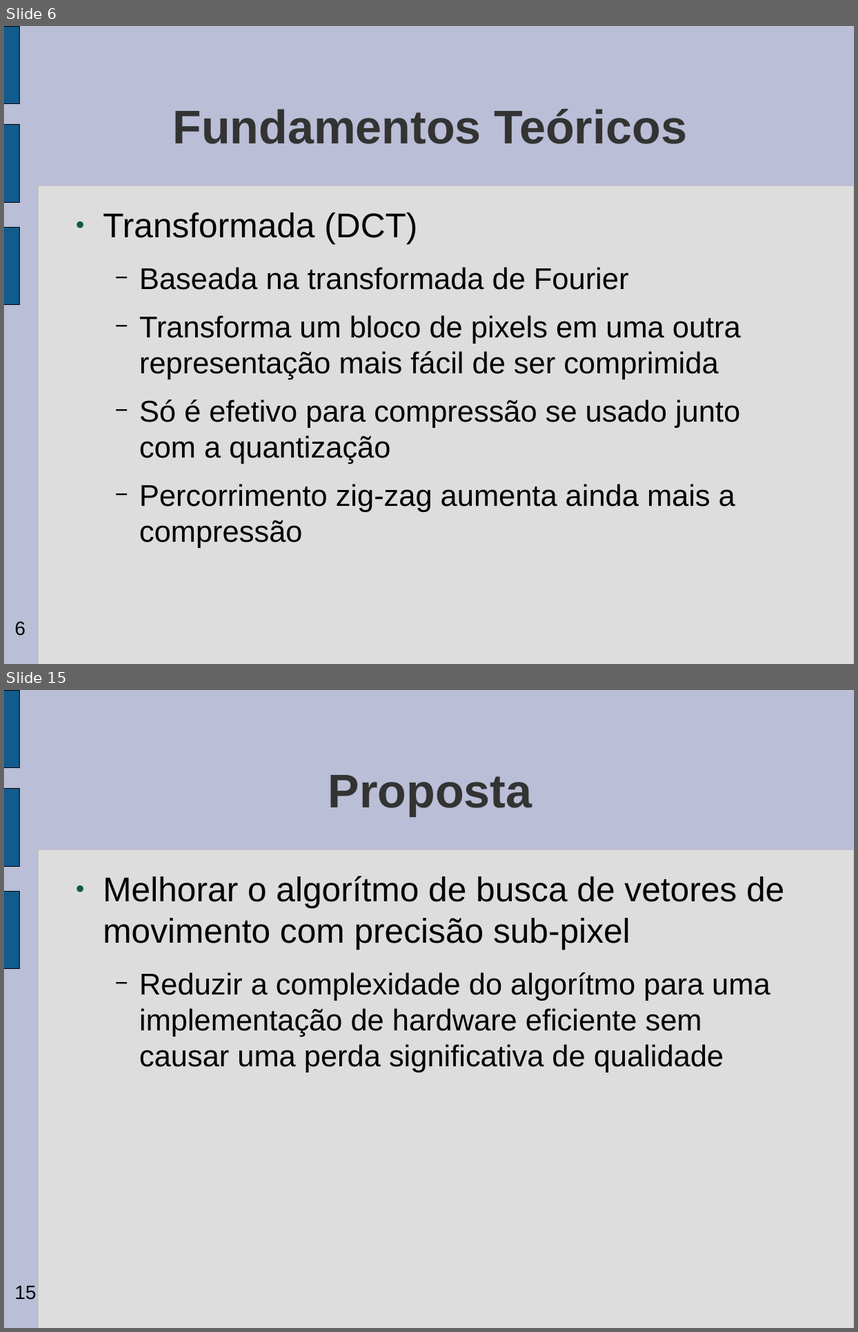
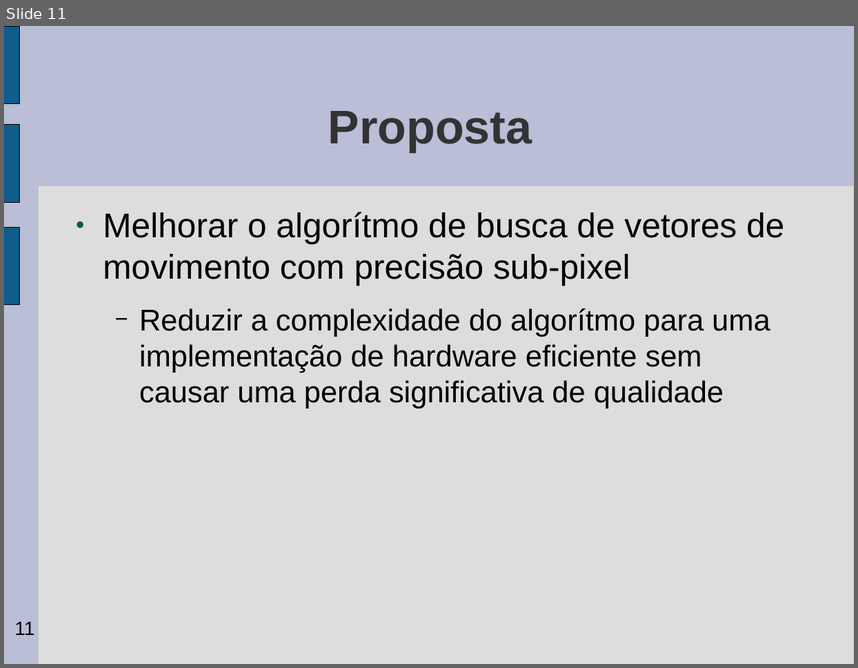
Before and after one commit to gabrieldiego/tg, a slide deck: artigo/apresentacao-tg2.odp. Shown one above the other, each under a label of ours: slides 6 and 15 before the commit, slide 11 after it; the slides between them are not shown. The pictures are 858x1332 and 858x668 pixels, drawn with LibreOffice and Linux fonts; fonts in the diff are those of the drawing; background and template pictures are left out. Boxes give left, top, right and bottom in pixels: in the first picture for what was removed or moved away, otherwise in the second. Text is boxed around its words. In the diff, an @@ line names an element or a change of style, - is before the commit and + after.

```diff
--- a/artigo/apresentacao-tg2.odp
+++ b/artigo/apresentacao-tg2.odp
@@ slide 6 removed at <box>4,26,854,664</box>, background #BABED6; not listed: 5 template elements that a slide beside it also shows @@
@@ title removed at <box>172,109,687,144</box> @@
-Fundamentos Teóricos
@@ text removed at <box>103,212,741,548</box> @@
-● Transformada (DCT)
-  − Baseada na transformada de Fourier
-  − Transforma um bloco de pixels em uma outra representação mais fácil de ser comprimida
-  − Só é efetivo para compressão se usado junto com a quantização
-  − Percorrimento zig-zag aumenta ainda mais a compressão
@@ what was slide 15 is now slide 11 @@
@@ page number at <box>15,621,35,635</box>: text changed @@
-15
+11
```
Also in this commit, not shown: 11 slides changed, 4 slides added, 7 other slides removed.
